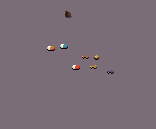
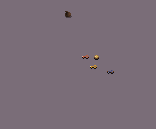
Two versions of the same layered image (156x129). Layer-by-layer changes:
removed group "Pills" (3 layers) over (47, 44, 80, 70)
removed layer "BluePill.png" from group "Pills" over (60, 44, 68, 49)
removed layer "OrangePill.png" from group "Pills" over (47, 46, 55, 51)
removed layer "RedPill.png" from group "Pills" over (72, 65, 80, 70)
